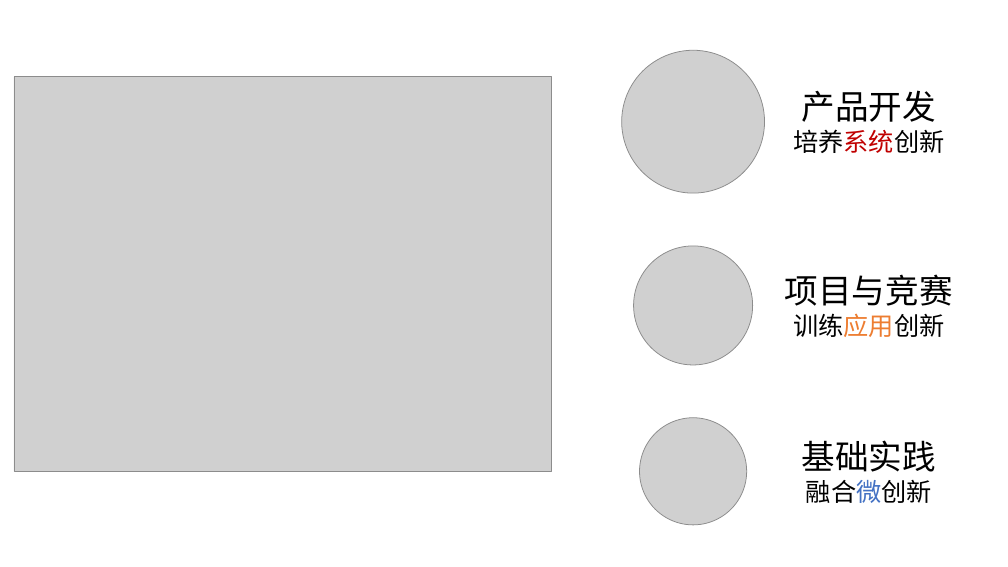
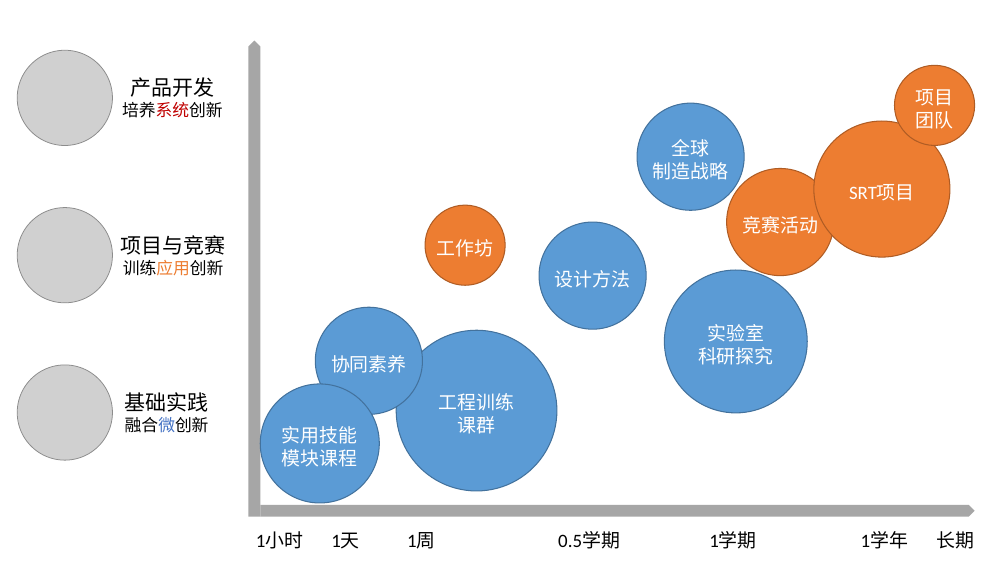
Before and after one commit to woodyme/i.center_my_workzone, a slide deck: slide 4 of 训练中心创客交叉融合空间建设/doc/训练中心制造信息化平台和创客空间建设项目规划-新思路补充.pptx (slide 3 before the commit). Drawn at 1008x567 pixels with LibreOffice and Linux fonts; fonts in the diff are those of the drawing; grey boxes stand for pictures. Boxes give left, top, right and bottom in pixels: in the first picture for what was removed or moved away, otherwise in the second. Text is boxed around its words. In the diff, an @@ line names an element or a change of style, - is before the commit and + after.

```diff
--- a/训练中心创客交叉融合空间建设/doc/训练中心制造信息化平台和创客空间建设项目规划-新思路补充.pptx
+++ b/训练中心创客交叉融合空间建设/doc/训练中心制造信息化平台和创客空间建设项目规划-新思路补充.pptx
@@ picture added at bbox=[17, 51, 113, 146] @@
@@ pentagon arrow added at bbox=[248, 41, 260, 517], fill #A6A6A6 @@
@@ picture removed at bbox=[622, 51, 765, 194] @@
@@ picture removed at bbox=[14, 77, 551, 472] @@
@@ text "产品开发": place and size @@
-text "产品开发" at bbox=[793, 90, 944, 153]
+text "产品开发" at bbox=[122, 77, 223, 118]
@@ text "产品开发" at bbox=[122, 77, 223, 118]: size 32 to 20 pt in "产品开发"; size 24 to 16 pt in "培养系统创新" @@
@@ ellipse added at bbox=[895, 65, 975, 145], fill #ED7D31, outline #AF5C24 1 pt, 18 pt, text #FFFFFF @@
+项目
+团队
@@ ellipse added at bbox=[637, 103, 745, 210], fill #5B9BD5, outline #43739E 1 pt, 18 pt, text #FFFFFF @@
+全球
+制造战略
@@ ellipse added at bbox=[814, 121, 951, 257], fill #ED7D31, outline #AF5C24 1 pt, 18 pt, text #FFFFFF @@
+SRT项目
@@ ellipse added at bbox=[727, 169, 834, 276], fill #ED7D31, outline #AF5C24 1 pt, 18 pt, text #FFFFFF @@
+竞赛活动
@@ picture: place and size @@
-picture at bbox=[634, 246, 752, 364]
+picture at bbox=[17, 208, 113, 303]
@@ ellipse added at bbox=[425, 205, 505, 285], fill #ED7D31, outline #AF5C24 1 pt, 18 pt, text #FFFFFF @@
+工作坊
@@ text "项目与竞赛": place and size @@
-text "项目与竞赛" at bbox=[785, 274, 953, 337]
+text "项目与竞赛" at bbox=[120, 235, 225, 276]
@@ text "项目与竞赛" at bbox=[120, 235, 225, 276]: size 32 to 20 pt in "项目与竞赛"; size 24 to 16 pt in "训练应用创新" @@
@@ ellipse added at bbox=[539, 222, 647, 330], fill #5B9BD5, outline #43739E 1 pt, 18 pt, text #FFFFFF @@
+设计方法
@@ ellipse added at bbox=[665, 270, 808, 413], fill #5B9BD5, outline #43739E 1 pt, 18 pt, text #FFFFFF @@
+实验室
+科研探究
@@ ellipse added at bbox=[315, 307, 423, 414], fill #5B9BD5, outline #43739E 1 pt, 18 pt, text #FFFFFF @@
+协同素养
@@ ellipse added at bbox=[396, 330, 557, 492], fill #5B9BD5, outline #43739E 1 pt, 18 pt, text #FFFFFF @@
+工程训练
+课群
@@ picture added at bbox=[17, 365, 113, 461] @@
@@ text "基础实践": place and size @@
-text "基础实践" at bbox=[802, 440, 936, 503]
+text "基础实践" at bbox=[125, 392, 209, 433]
@@ text "基础实践" at bbox=[125, 392, 209, 433]: size 32 to 20 pt in "基础实践"; size 24 to 16 pt in "融合微创新" @@
@@ ellipse added at bbox=[260, 384, 379, 503], fill #5B9BD5, outline #43739E 1 pt, 18 pt, text #FFFFFF @@
+实用技能
+模块课程
@@ picture removed at bbox=[640, 418, 747, 526] @@
@@ pentagon arrow added at bbox=[260, 505, 975, 517], fill #A6A6A6 @@
@@ text added at bbox=[256, 531, 974, 549], 18 pt, text #000000 @@
+1小时 1天 1周 0.5学期 1学期 1学年 长期
```
Also in this commit, not shown: 1 slide added.
